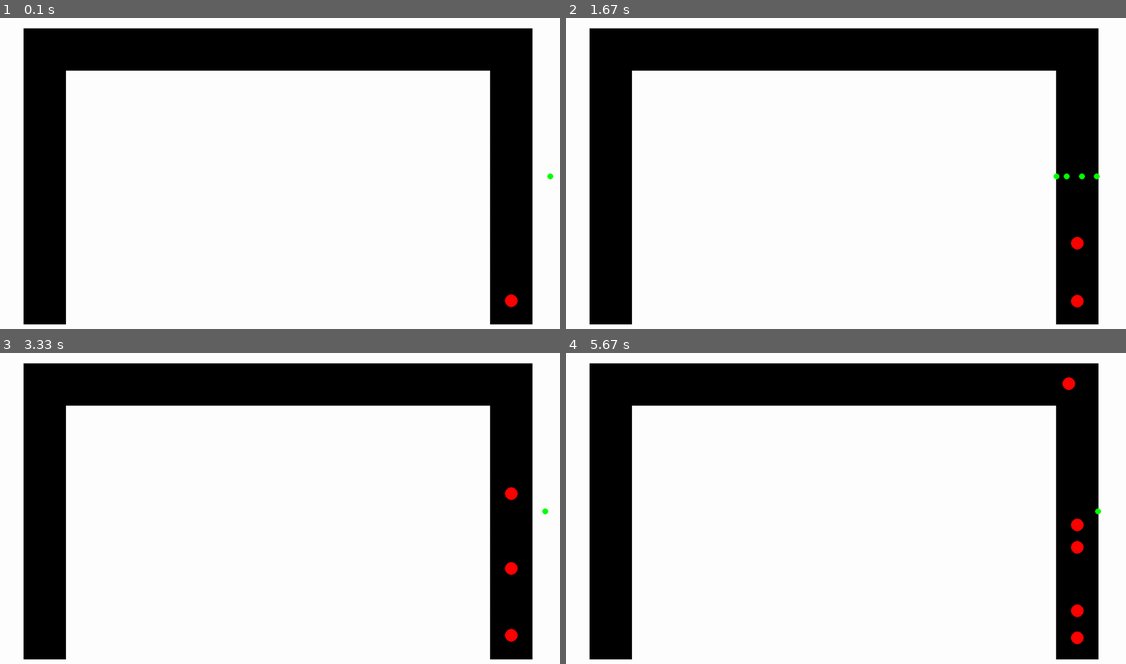
Above: before the commit, frames 1-4 (two rows, left to right).
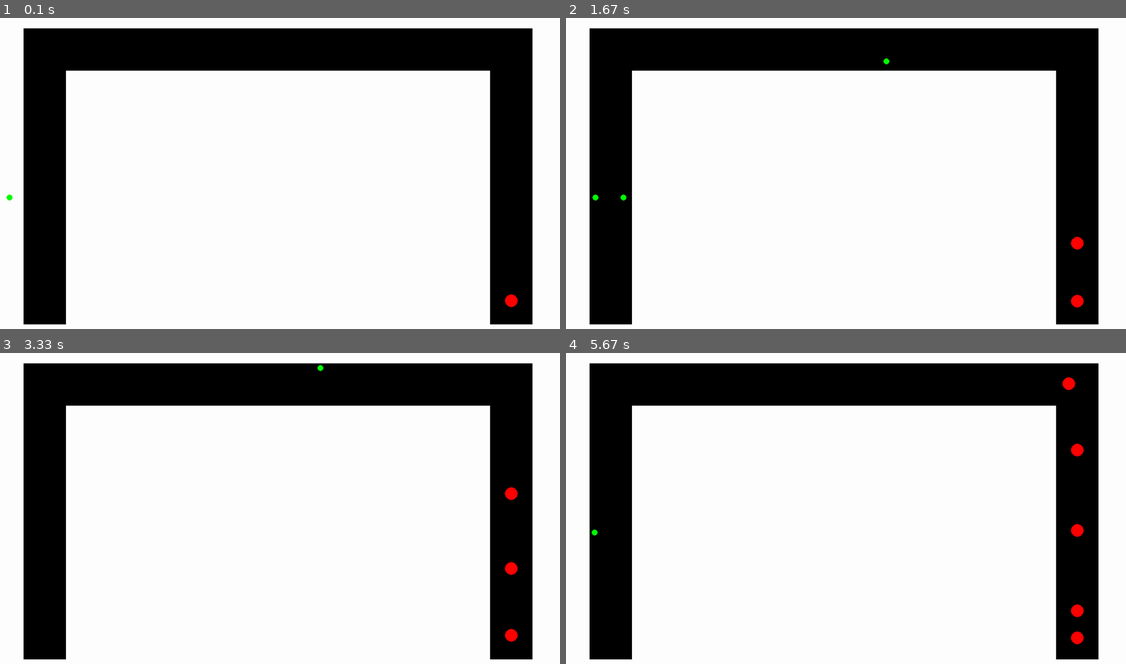
Above: after the commit, the same moments.

Repository: JCoder121/carsim
Game: pygame game, started from files/most_current.py
Two runs of this game, one before a commit and one after it. Both use one fixed random seed, a clock stepped at 60 frames per second and the inputs below.
Inputs (mouse positions are in pixels of both pictures, inside the frame that each line leads up to):
- Up to frame 1 (0.1 s): no input
- Up to frame 2 (1.67 s): click (851, 185) at 0.38 s; tap Enter at 0.67 s
- Up to frame 3 (3.33 s): click (442, 390) at 2.18 s
- Up to frame 4 (5.67 s): click (801, 499) at 3.65 s; tap Space at 5.07 s; click (722, 502) at 5.45 s

The runs differ from the first frame. In frame 1, less than 0.1% of the frame differs, in the area x 1-99%, y 49-59%; in frame 2, 0.1%; in frame 3, less than 0.1%; in frame 4, 0.3%, in the area x 4-96%, y 29-65%.

Commit message:
Update most_current.py

Diff:
--- a/files/most_current.py
+++ b/files/most_current.py
@@ -6,6 +6,7 @@
 #can move on to simulating the actual passenger drop off
 #remember on drop off to associate a boolean
 #if dropped off already, can't do it again
+
 import pygame
 import random
 import math
@@ -14,7 +15,9 @@
 
 '''
 notes:
-do wait time later, see if can implement it
+make sure that when cars are dropping off only, not stopped for pedestrians
+that they are changing colors
+NEED A METHOD TO WAIT
 '''
 
 # Define some colors
@@ -35,7 +38,7 @@
 RANDOMPARAM = 25
 INFRONT = 35
 SWEEP = 20
-WAITTIME = 1000
+WAITTIME = 300000
 #change dt for acceleration change, bigger = faster accel
 dt = 0.008
 
@@ -52,10 +55,20 @@
         self.y = 0
         self.speed = 0
         self.y_accel = 0
-        self.drop_bool = False
         self.x_accel = 0
-        self.drop_val = 100
+        self.drop_val = 0
+        #self.drop_val = random.randint(0,1)
+
+        self.drop_bool = True
+        if self.drop_val == 0:
+            self.drop_x = random.randint(77, 400) * 2
+
+        elif self.drop_val == 1:
+            self.drop_y = random.randint(62, 300) * 2
+
         self.accel_bool = True
+        self.is_stopped = False
+
 
     def stop(self):
         self.speed = 0
@@ -63,71 +76,48 @@
         self.x_accel = 0
 
 
-    def dropoff(self, drop_val):
-        #drop off from top
-
-        if drop_val == 0:
-            self.drop_bool = True
-            #this means that its stopping at top to drop off
-            drop_x = random.randint(150, 800)
-            if self.x == drop_x and self.y < 300:
-                for x in range(0, WAITTIME):
-                    self.reset()
-                print('dropped off 1')
-            self.drop_bool = False
-
-        elif drop_val == 1:
-            self.drop_bool = True
-            #this means that its stopping at left side going down to d.o.
-            drop_y = random.randint(125, 600)
-            if self.y == drop_y and self.x < 200:
-                for x in range(0, WAITTIME):
-                    self.reset()
-                print('dropped off 2')
-            self.drop_bool = False
-
-        elif drop_val == 100:
-            print('something wrong')
 
     def detect(self, detect_var):
         #left
         if detect_var == 0:
             for sweep in range(-SWEEP, SWEEP):
                 for infront in range(20,INFRONT):
-                        value3 = screen.get_at((int(self.x)+sweep, int(self.y)+infront))
-
-                        if (value3 == RED) or (value3 == GREEN):
-                            self.accel_bool = False
-                            #ball.decelerate(2)
-                            self.stop()
+                    value3 = screen.get_at((int(self.x)+sweep, int(self.y)+infront))
+
+                    if (value3 == RED) or (value3 == GREEN):
+                        self.accel_bool = False
+                        #ball.decelerate(2)
+                        self.stop()
 
         #right
         elif detect_var == 1:
             for sweep in range(-SWEEP, SWEEP):
                 for infront in range(20, INFRONT):
-                            value1 = screen.get_at((int(self.x)+sweep, int(self.y)-infront))
-                            if (value1 == RED) or (value1 == GREEN):
-                                self.accel_bool = False
-
-                                self.stop()
+                    value1 = screen.get_at((int(self.x)+sweep, int(self.y)-infront))
+                    if (value1 == RED) or (value1 == GREEN):
+                        self.accel_bool = False
+
+                        self.stop()
 
         #top
         elif detect_var == 2:
             #sweep allows for it to be a rectangle object detection
 
+            for sweep in range(-SWEEP, SWEEP):
                 for infront in range(20, INFRONT):
-                    for sweep in range(-SWEEP, SWEEP):
-                            value2 = screen.get_at(((int(self.x)-infront), int(self.y) + sweep))
-
-                            if (value2 == RED) or (value2 == GREEN):
-                                self.accel_bool = False
-                                #ball.decelerate(1)
-                                self.stop()
+                    value2 = screen.get_at(((int(self.x)-infront), int(self.y) + sweep))
+
+                    if (value2 == RED) or (value2 == GREEN):
+                        self.accel_bool = False
+                        #ball.decelerate(1)
+                        self.stop()
 
         return self.accel_bool
 
 
     def accelerate(self, var1):
+
+        #self.is_stopped = False
         self.Y_ACCEL = self.y_accel*self.y_accel * dt
         self.X_ACCEL = self.x_accel*self.x_accel * dt
 
@@ -166,6 +156,8 @@
             print(var1)
             sys.exit()
 
+        #return self.is_stopped
+
     '''
     def decelerate(self, var1):
         self.Y_ACCEL = self.y_accel*self.y_accel * dt
@@ -205,6 +197,55 @@
             print('error decelerate')
             sys.exit()
     '''
+
+    def dropoff(self, drop_val):
+        #drop off from top
+
+
+        if self.drop_bool == True:
+
+            if drop_val == 0:
+                #this means that its stopping at top to drop off
+
+
+                if self.x == self.drop_x and self.y <300:
+                    self.drop_bool = False
+                    self.is_stopped = True
+
+                    #for x in range(0, WAITTIME):
+                    amazing = 0
+                    while amazing < WAITTIME:
+                        print('SOMETHINGWRONG')
+                        self.stop()
+                        amazing +=1
+
+                    print('dropped off 0')
+
+
+            elif drop_val == 1:
+
+                #this means that its stopping at left side going down to d.o.
+
+                #print('recognized 1')
+
+
+                if self.y == self.drop_y and self.x < 600:
+                    self.drop_bool = False
+                    self.is_stopped = True
+
+                    for x in range(0, WAITTIME):
+                        self.stop()
+                    print('dropped off 1')
+
+
+            elif drop_val == 100:
+                print('something wrong')
+
+        else:
+            self.is_stopped = False
+
+        return self.is_stopped
+
 
 
 class Person:
@@ -217,8 +258,11 @@
         self.y = 0
         self.speed = PERSON_SPEED
         self.initial = 0
-        #self.personal_value = random.randint(0,2)
-        self.personal_value = 0
+        self.personal_value = random.randint(0,2)
+        #self.personal_value = 0
+
+    def stop(self):
+        self.speed = 0
 
 
 def make_ball():
@@ -230,7 +274,8 @@
     ball.x = 1250
     ball.y = 700
     ball.speed = SPEED
-    ball.drop_val = random.randint(0,1)
+    #ball.drop_val = random.randint(0,1)
+
     return ball
 
 def make_person():
@@ -349,6 +394,9 @@
         # --- Logic
         for ball in ball_list:
 
+            print(ball.drop_x)
+            print(ball.x)
+
             #Move the ball's center, check for position to move ball where
             #DECELERATING IS BIG KEY - STAY OR NO?
 
@@ -360,14 +408,21 @@
 
                 #see if ball is on left side, will go down
 
-                ball.detect(0)
-
-                if ball.accel_bool:
-                    ball.accelerate(2)
+                if ball.drop_val == 0:
+                    ball.dropoff(ball.drop_val)
+
+                if not ball.is_stopped:
+
+                    ball.detect(0)
+
+                    if ball.accel_bool:
+                        ball.accelerate(2)
+
 
             else:
                 #see if ball is on right side, will go vertical motion up
                 if ball.y > 100:
+
                     ball.detect(1)
 
                     if ball.accel_bool:
@@ -375,10 +430,13 @@
 
                 #see if ball is on top side, will go horizontal motion left
                 elif ball.y < 100:
+
                     ball.detect(2)
 
                     if ball.accel_bool:
                         ball.accelerate(1)
+
+                    ball.dropoff(ball.drop_val)
 
             #get rid of ball if it crosses
             if ball.y >(SCREEN_HEIGHT - 50) and ball.x<(200):
@@ -388,16 +446,43 @@
         #pedestrian crossing
         for person in person_list:
             #person coming from right leg
+            person_bool = True
+
             if person.personal_value == 0:
-                person.x -= PERSON_SPEED
+
+                #simple obj detection:
+
+                for x in range(10, 20):
+                    person_infront = screen.get_at(((int(person.x)-x), int(person.y)))
+                    if person_infront == RED or person_infront == GREEN:
+                        person.stop()
+                        person_bool = False
+
+                if person_bool:
+                    person.x -= PERSON_SPEED
 
             #person coming from top
             elif person.personal_value == 1:
-                person.y += PERSON_SPEED
+
+                for y in range(10,20):
+                    person_infront = screen.get_at(((int(person.x)), int(person.y) -y))
+                    if person_infront == RED or person_infront == GREEN:
+                        person.stop()
+                        person_bool = False
+
+                if person_bool:
+                    person.y += PERSON_SPEED
 
             #person coming from left leg
             elif person.personal_value == 2:
-                person.x += PERSON_SPEED
+                for x in range(10,20):
+                    person_infront = screen.get_at((int(person.x)+x, int(person.y)))
+                    if person_infront == RED or person_infront == GREEN:
+                        person.stop()
+                        person_bool = False
+
+                if person_bool:
+                    person.x += PERSON_SPEED
 
             else:
                 print('error personlist')
@@ -423,7 +508,7 @@
         # draw everything
 
         for ball in ball_list:
-            if ball.drop_bool == True:
+            if ball.is_stopped == True:
                 pygame.draw.circle(screen, YELLOW, [int(ball.x), int(ball.y)], BALL_SIZE)
 
             else:
